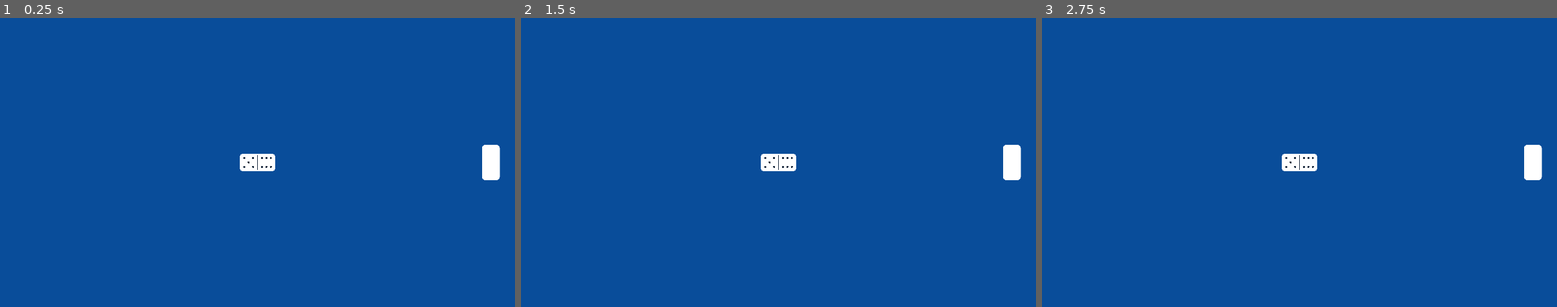
Above: before the commit, frames 1-3 (left to right).
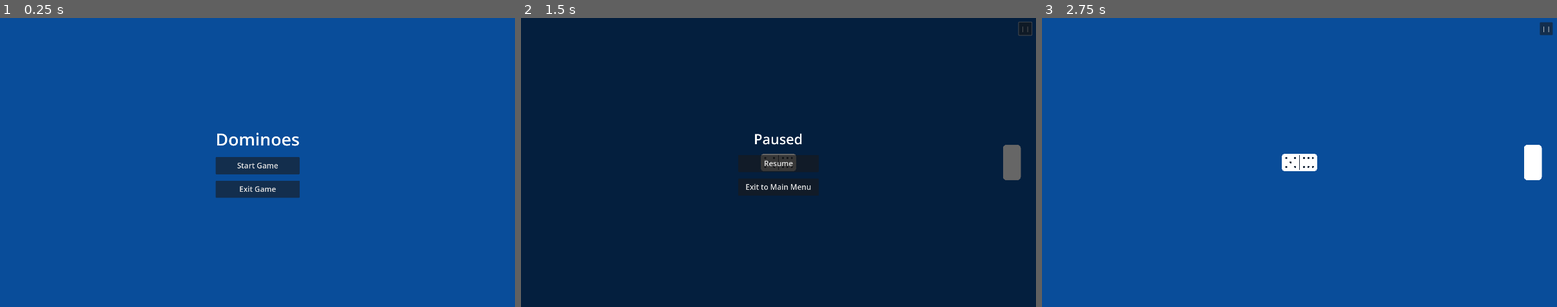
Above: after the commit, the same moments.

Repository: lenny015/capstone-game
Game: Godot game, scene res://scenes/main_menu.tscn
The game is run twice, just before and just after one commit, with the same random seed, the same clock (stepped at 60 frames per second) and the same inputs. Before the commit the project starts from res://scenes/game_board.tscn.
Inputs (mouse positions are in pixels of both pictures, inside the frame that each line leads up to):
- Up to frame 1 (0.25 s): no input
- Up to frame 2 (1.5 s): click (778, 165) at 0.5 s, where only the run after the commit has a clickable "Start Game"; click (1025, 29) at 1.25 s, where only the run after the commit has a clickable "| |"
- Up to frame 3 (2.75 s): click (1299, 162) at 2 s, where only the run after the commit has a clickable "Resume"

The runs differ from the first frame. In frame 1, 2.7% of the frame differs, in the area x 41-98%, y 39-63%; in frame 2, 100%, in the area x 0-100%, y 0-100%; in frame 3, 0.1%.

Commit message:
Create main menu and pause menu

Diff:
--- a/project.godot
+++ b/project.godot
@@ -11,7 +11,7 @@
 [application]
 
 config/name="Capstone Game"
-run/main_scene="uid://bal2psoc1bktl"
+run/main_scene="res://scenes/main_menu.tscn"
 config/features=PackedStringArray("4.5", "Forward Plus")
 config/icon="res://icon.svg"
 
--- a/scenes/game_board.tscn
+++ b/scenes/game_board.tscn
@@ -1,8 +1,9 @@
-[gd_scene load_steps=5 format=3 uid="uid://bal2psoc1bktl"]
+[gd_scene load_steps=6 format=3 uid="uid://bal2psoc1bktl"]
 
 [ext_resource type="Script" uid="uid://cqf20fecf0uka" path="res://scripts/domino_manager.gd" id="1_tqoos"]
 [ext_resource type="Script" uid="uid://divos1gu6mjf8" path="res://scripts/player_hand.gd" id="2_3wu0g"]
 [ext_resource type="PackedScene" uid="uid://byji2xvai8u7w" path="res://scenes/boneyard.tscn" id="3_mq2xb"]
+[ext_resource type="Script" uid="uid://c23hm0aciyhe4" path="res://scripts/pause_menu.gd" id="4_pausemenu"]
 
 [sub_resource type="RectangleShape2D" id="RectangleShape2D_0jtfi"]
 size = Vector2(245, 249.5)
@@ -35,3 +36,76 @@
 position = Vector2(960, 540)
 scale = Vector2(6.5, 6.5)
 shape = SubResource("RectangleShape2D_0jtfi")
+
+[node name="HUD" type="CanvasLayer" parent="."]
+
+[node name="PauseButton" type="Button" parent="HUD"]
+process_mode = 3
+anchors_preset = 1
+anchor_left = 1.0
+anchor_right = 1.0
+offset_left = -64.0
+offset_top = 16.0
+offset_right = -16.0
+offset_bottom = 64.0
+grow_horizontal = 0
+theme_override_font_sizes/font_size = 22
+text = "| |"
+
+[node name="PauseMenu" type="Control" parent="HUD"]
+process_mode = 3
+layout_mode = 3
+anchors_preset = 15
+anchor_right = 1.0
+anchor_bottom = 1.0
+grow_horizontal = 2
+grow_vertical = 2
+script = ExtResource("4_pausemenu")
+
+[node name="Overlay" type="ColorRect" parent="HUD/PauseMenu"]
+layout_mode = 1
+anchors_preset = 15
+anchor_right = 1.0
+anchor_bottom = 1.0
+grow_horizontal = 2
+grow_vertical = 2
+color = Color(0, 0, 0, 0.6)
+
+[node name="VBoxContainer" type="VBoxContainer" parent="HUD/PauseMenu"]
+layout_mode = 1
+anchors_preset = 8
+anchor_left = 0.5
+anchor_top = 0.5
+anchor_right = 0.5
+anchor_bottom = 0.5
+offset_left = -150.0
+offset_top = -96.0
+offset_right = 150.0
+offset_bottom = 96.0
+grow_horizontal = 2
+grow_vertical = 2
+theme_override_constants/separation = 24
+alignment = 1
+
+[node name="PausedLabel" type="Label" parent="HUD/PauseMenu/VBoxContainer"]
+layout_mode = 2
+theme_override_colors/font_color = Color(1, 1, 1, 1)
+theme_override_font_sizes/font_size = 52
+text = "Paused"
+horizontal_alignment = 1
+
+[node name="ResumeButton" type="Button" parent="HUD/PauseMenu/VBoxContainer"]
+custom_minimum_size = Vector2(300, 64)
+layout_mode = 2
+theme_override_font_sizes/font_size = 28
+text = "Resume"
+
+[node name="ExitToMenuButton" type="Button" parent="HUD/PauseMenu/VBoxContainer"]
+custom_minimum_size = Vector2(300, 64)
+layout_mode = 2
+theme_override_font_sizes/font_size = 28
+text = "Exit to Main Menu"
+
+[connection signal="pressed" from="HUD/PauseButton" to="HUD/PauseMenu" method="open"]
+[connection signal="pressed" from="HUD/PauseMenu/VBoxContainer/ResumeButton" to="HUD/PauseMenu" method="_on_resume_pressed"]
+[connection signal="pressed" from="HUD/PauseMenu/VBoxContainer/ExitToMenuButton" to="HUD/PauseMenu" method="_on_exit_to_menu_pressed"]
--- /dev/null
+++ b/scenes/main_menu.tscn
@@ -0,0 +1,59 @@
+[gd_scene load_steps=2 format=3 uid="uid://vojmmounvu5n"]
+
+[ext_resource type="Script" uid="uid://cg3gwdoc8384v" path="res://scripts/main_menu.gd" id="1_mainmenu"]
+
+[node name="MainMenu" type="Control"]
+layout_mode = 3
+anchors_preset = 15
+anchor_right = 1.0
+anchor_bottom = 1.0
+grow_horizontal = 2
+grow_vertical = 2
+script = ExtResource("1_mainmenu")
+
+[node name="ColorRect" type="ColorRect" parent="."]
+layout_mode = 1
+anchors_preset = 15
+anchor_right = 1.0
+anchor_bottom = 1.0
+grow_horizontal = 2
+grow_vertical = 2
+color = Color(0.037383538, 0.300902, 0.60443664, 1)
+
+[node name="VBoxContainer" type="VBoxContainer" parent="."]
+layout_mode = 1
+anchors_preset = 8
+anchor_left = 0.5
+anchor_top = 0.5
+anchor_right = 0.5
+anchor_bottom = 0.5
+offset_left = -150.0
+offset_top = -120.0
+offset_right = 150.0
+offset_bottom = 120.0
+grow_horizontal = 2
+grow_vertical = 2
+theme_override_constants/separation = 24
+alignment = 1
+
+[node name="Title" type="Label" parent="VBoxContainer"]
+layout_mode = 2
+theme_override_colors/font_color = Color(1, 1, 1, 1)
+theme_override_font_sizes/font_size = 64
+text = "Dominoes"
+horizontal_alignment = 1
+
+[node name="StartButton" type="Button" parent="VBoxContainer"]
+custom_minimum_size = Vector2(300, 64)
+layout_mode = 2
+theme_override_font_sizes/font_size = 28
+text = "Start Game"
+
+[node name="ExitButton" type="Button" parent="VBoxContainer"]
+custom_minimum_size = Vector2(300, 64)
+layout_mode = 2
+theme_override_font_sizes/font_size = 28
+text = "Exit Game"
+
+[connection signal="pressed" from="VBoxContainer/StartButton" to="." method="_on_start_pressed"]
+[connection signal="pressed" from="VBoxContainer/ExitButton" to="." method="_on_exit_pressed"]
--- /dev/null
+++ b/scripts/main_menu.gd
@@ -0,0 +1,7 @@
+extends Control
+
+func _on_start_pressed():
+	get_tree().change_scene_to_file("res://scenes/game_board.tscn")
+
+func _on_exit_pressed():
+	get_tree().quit()
--- /dev/null
+++ b/scripts/pause_menu.gd
@@ -0,0 +1,19 @@
+extends Control
+
+func _ready():
+	hide()
+
+func open():
+	show()
+	get_tree().paused = true
+
+func close():
+	hide()
+	get_tree().paused = false
+
+func _on_resume_pressed():
+	close()
+
+func _on_exit_to_menu_pressed():
+	get_tree().paused = false
+	get_tree().change_scene_to_file("res://scenes/main_menu.tscn")
Not shown, added: scripts/main_menu.gd.uid
Not shown, added: scripts/pause_menu.gd.uid
